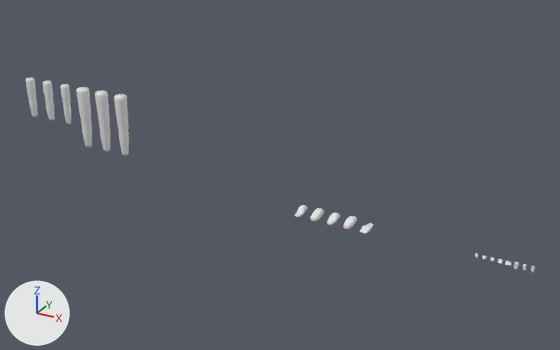
One commit to the Blender file art/characters/body-kit/body-kit.blend: the scene before it, then after it.
Before and after are seen from a 50 mm camera at (7.58, -7.01, 3.92) aimed at (3.64, 0.14, 0.34). Every picture has the same lights, and +X, +Y and +Z are marked at lower left. The older version comes first.

In view in the first picture: 'leg-graceful', 'leg-standard', 'leg-sturdy' and 8 more.
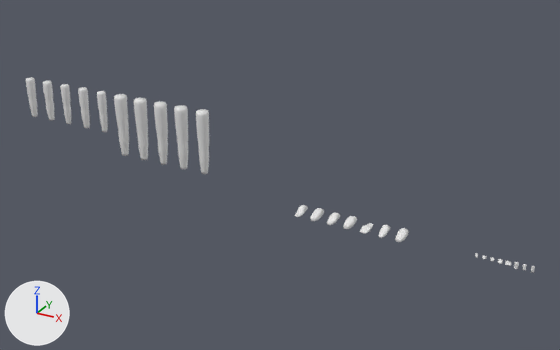
Pixel boxes [x1, y1, x2, y2] of what changed, in the pictures (560 x 350 px):
'leg-graceful', moved
    before: [114, 94, 129, 156]
    after: [154, 101, 168, 165]
'leg-sturdy', moved
    before: [95, 90, 110, 152]
    after: [133, 98, 148, 160]
'leg-standard', moved
    before: [76, 87, 92, 147]
    after: [114, 94, 129, 156]
'leg-stout', added
    after: [174, 105, 188, 169]
'leg-soft', added
    after: [196, 109, 209, 174]
'arm-stout', added
    after: [78, 87, 90, 128]
'arm-soft', added
    after: [97, 91, 108, 132]
'foot-broad', added
    after: [395, 228, 409, 242]
'foot-court', added
    after: [379, 224, 390, 238]

What changed in the scene script:
```text
Add me_foot_broad:
    me_foot_broad.from_pydata(...)  # 242 vertices, 256 faces; spans x -0.049..0.049, y -0.12..0.12, z 0.0..0.088
    me_foot_broad.polygons.foreach_set('use_smooth', [True] * 256)
Add me_foot_court:
    me_foot_court.from_pydata(...)  # 242 vertices, 256 faces; spans x -0.042..0.042, y -0.12..0.12, z 0.0..0.086
    me_foot_court.polygons.foreach_set('use_smooth', [True] * 256)
Add me_leg_soft:
    me_leg_soft.from_pydata(...)  # 402 vertices, 416 faces; spans x -0.077..0.077, y -0.077..0.078, z -0.78..0.0
    me_leg_soft.polygons.foreach_set('use_smooth', [True] * 416)
Add me_leg_stout:
    me_leg_stout.from_pydata(...)  # 402 vertices, 416 faces; spans x -0.078..0.078, y -0.078..0.078, z -0.78..0.0
    me_leg_stout.polygons.foreach_set('use_smooth', [True] * 416)
Add me_arm_soft:
    me_arm_soft.from_pydata(...)  # 402 vertices, 416 faces; spans x -0.055..0.055, y -0.056..0.055, z -0.52..0.0
    me_arm_soft.polygons.foreach_set('use_smooth', [True] * 416)
Add me_arm_stout:
    me_arm_stout.from_pydata(...)  # 402 vertices, 416 faces; spans x -0.057..0.057, y -0.058..0.057, z -0.52..0.0
    me_arm_stout.polygons.foreach_set('use_smooth', [True] * 416)
Change ob_leg_standard:
    ob_leg_standard.location: (0.9, 0.0, 1.0) -> (1.5, 0.0, 1.0)
Change ob_leg_sturdy:
    ob_leg_sturdy.location: (1.2, 0.0, 1.0) -> (1.8, 0.0, 1.0)
Change ob_leg_graceful:
    ob_leg_graceful.location: (1.5, 0.0, 1.0) -> (2.1, 0.0, 1.0)
Add ob_foot_broad:
    ob_foot_broad = bpy.data.objects.new('foot-broad', me_foot_broad)
    ob_foot_broad.location = (5.2, 0.0, 0.0)
Add ob_foot_court:
    ob_foot_court = bpy.data.objects.new('foot-court', me_foot_court)
    ob_foot_court.location = (5.0, 0.0, 0.0)
Add ob_leg_soft:
    ob_leg_soft = bpy.data.objects.new('leg-soft', me_leg_soft)
    ob_leg_soft.location = (2.7, 0.0, 1.0)
Add ob_leg_stout:
    ob_leg_stout = bpy.data.objects.new('leg-stout', me_leg_stout)
    ob_leg_stout.location = (2.4, 0.0, 1.0)
Add ob_arm_soft:
    ob_arm_soft = bpy.data.objects.new('arm-soft', me_arm_soft)
    ob_arm_soft.location = (1.2, 0.0, 1.0)
Add ob_arm_stout:
    ob_arm_stout = bpy.data.objects.new('arm-stout', me_arm_stout)
    ob_arm_stout.location = (0.9, 0.0, 1.0)
```
